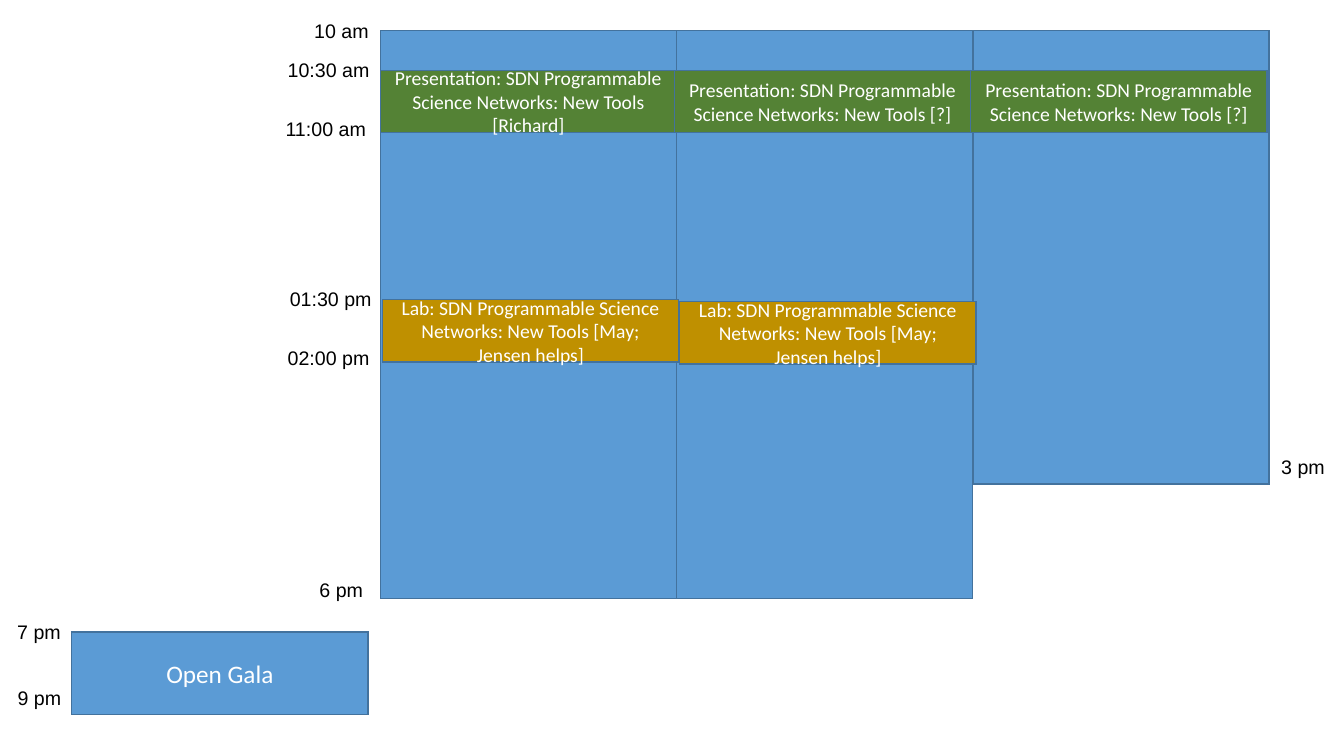
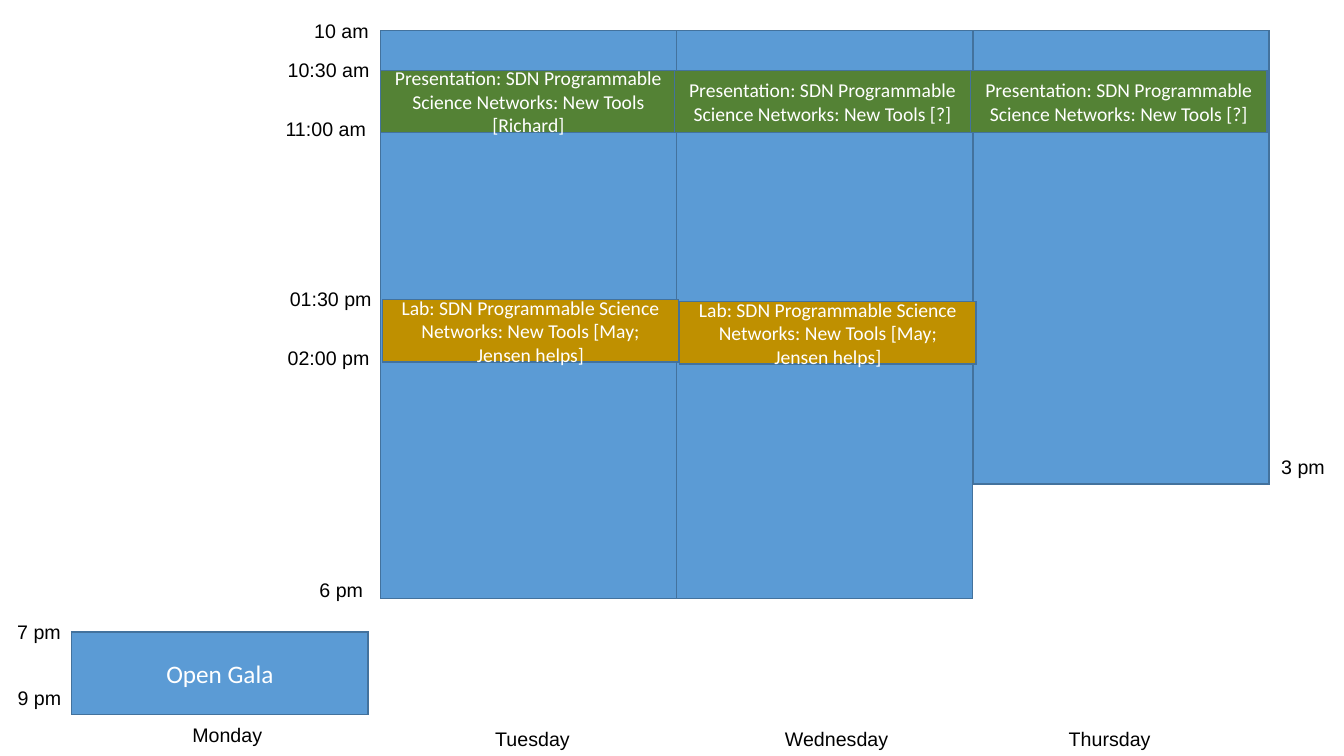
Before and after one commit to snlab/sc16, a slide deck: slide 1 of slides/schedule.pptx. Drawn at 1344x756 pixels with LibreOffice and Linux fonts; fonts in the diff are those of the drawing. Boxes give left, top, right and bottom in pixels: in the first picture for what was removed or moved away, otherwise in the second. Text is boxed around its words. In the diff, an @@ line names an element or a change of style, - is before the commit and + after.

```diff
--- a/slides/schedule.pptx
+++ b/slides/schedule.pptx
@@ text added at (192, 727, 262, 746), 14 pt, text #000000 @@
+Monday
@@ text added at (495, 731, 570, 750), 14 pt, text #000000 @@
+Tuesday
@@ text added at (785, 731, 888, 750), 14 pt, text #000000 @@
+Wednesday
@@ text added at (1069, 731, 1151, 750), 14 pt, text #000000 @@
+Thursday
```
Also in this commit, not shown: 6 slides removed, 2 other files.
